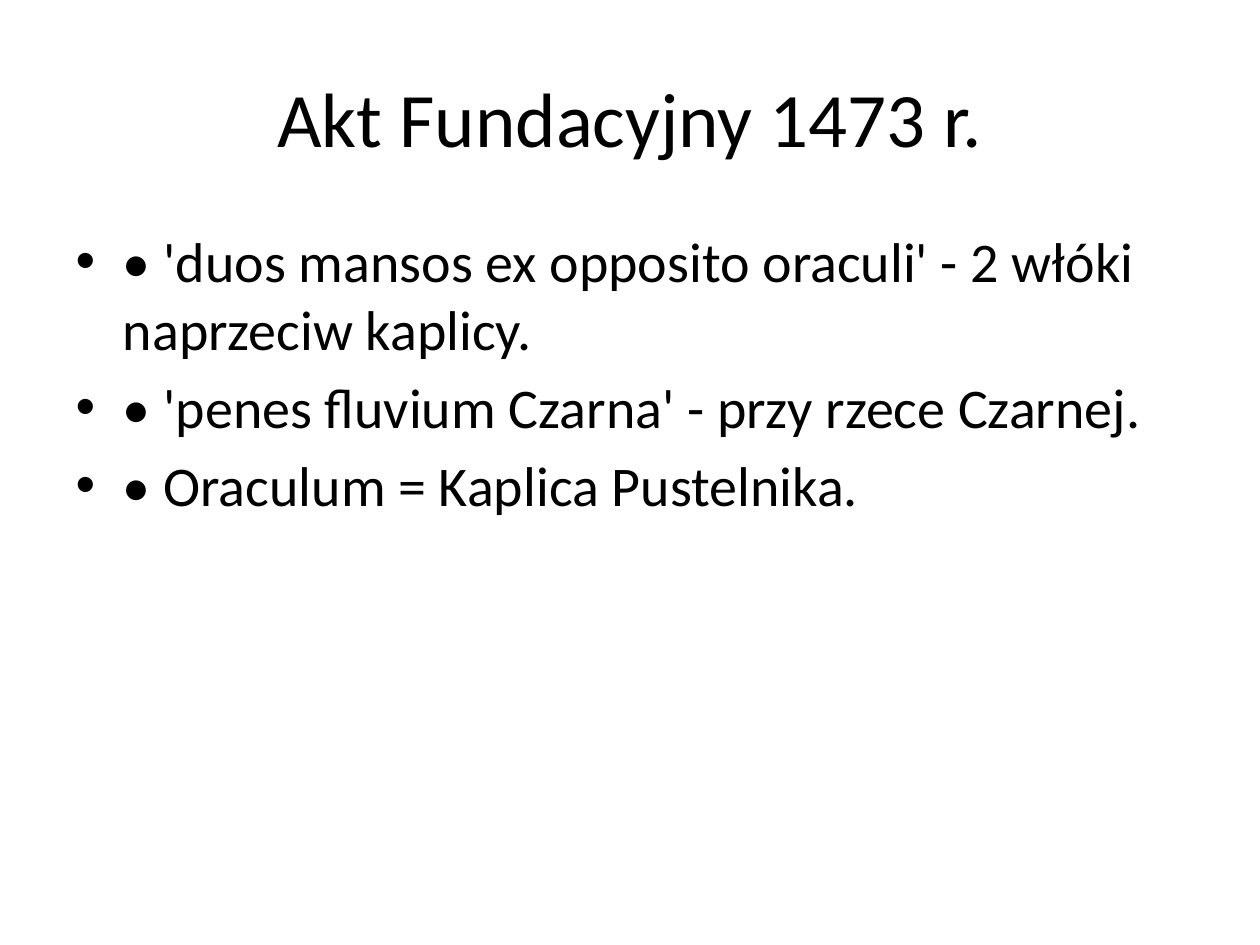
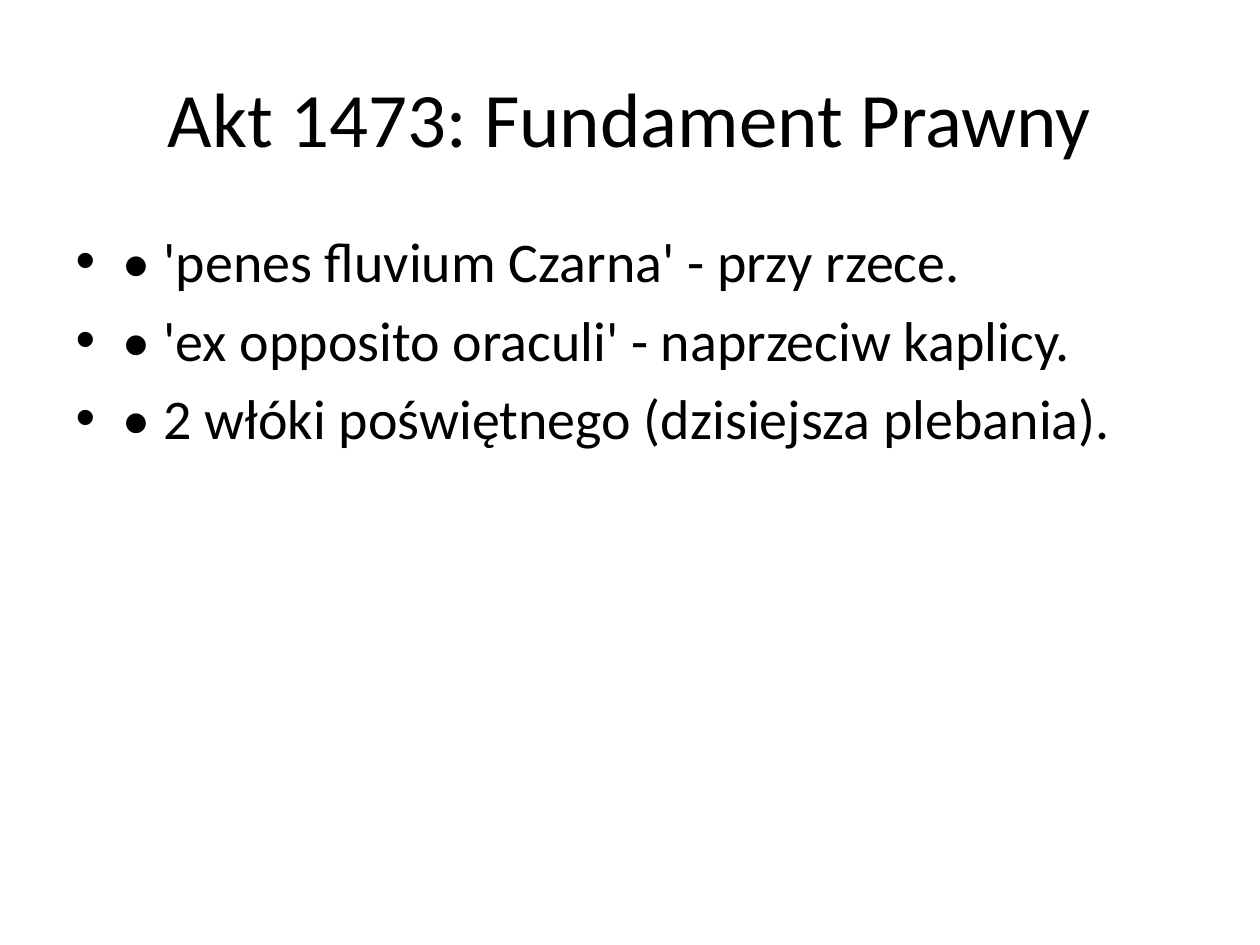
Before and after one commit to lindi2k23-eng/pustel, a slide deck: slide 4 of Analiza_Historyczno-Badawcza_Najnowszego Pustelnika170520266.pptx (slide 3 before the commit). Drawn at 1260x945 pixels with LibreOffice and Linux fonts; fonts in the diff are those of the drawing. Boxes give left, top, right and bottom in pixels: in the first picture for what was removed or moved away, otherwise in the second. Text is boxed around its words. In the diff, an @@ line names an element or a change of style, - is before the commit and + after.

```diff
--- a/Analiza_Historyczno-Badawcza_Najnowszego Pustelnika170520266.pptx
+++ b/Analiza_Historyczno-Badawcza_Najnowszego Pustelnika170520266.pptx
@@ title at box(168, 93, 1090, 160): text changed @@
-Akt Fundacyjny 1473 r.
+Akt 1473: Fundament Prawny
@@ text at box(163, 243, 1109, 449): text changed @@
-• • 'duos mansos ex opposito oraculi' - 2 włóki naprzeciw kaplicy.
-• • 'penes fluvium Czarna' - przy rzece Czarnej.
-• • Oraculum = Kaplica Pustelnika.
+• • 'penes fluvium Czarna' - przy rzece.
+• • 'ex opposito oraculi' - naprzeciw kaplicy.
+• • 2 włóki poświętnego (dzisiejsza plebania).
```
Also in this commit, not shown: 2 other slides changed, 3 slides added, 2 slides removed, 2 other files.
